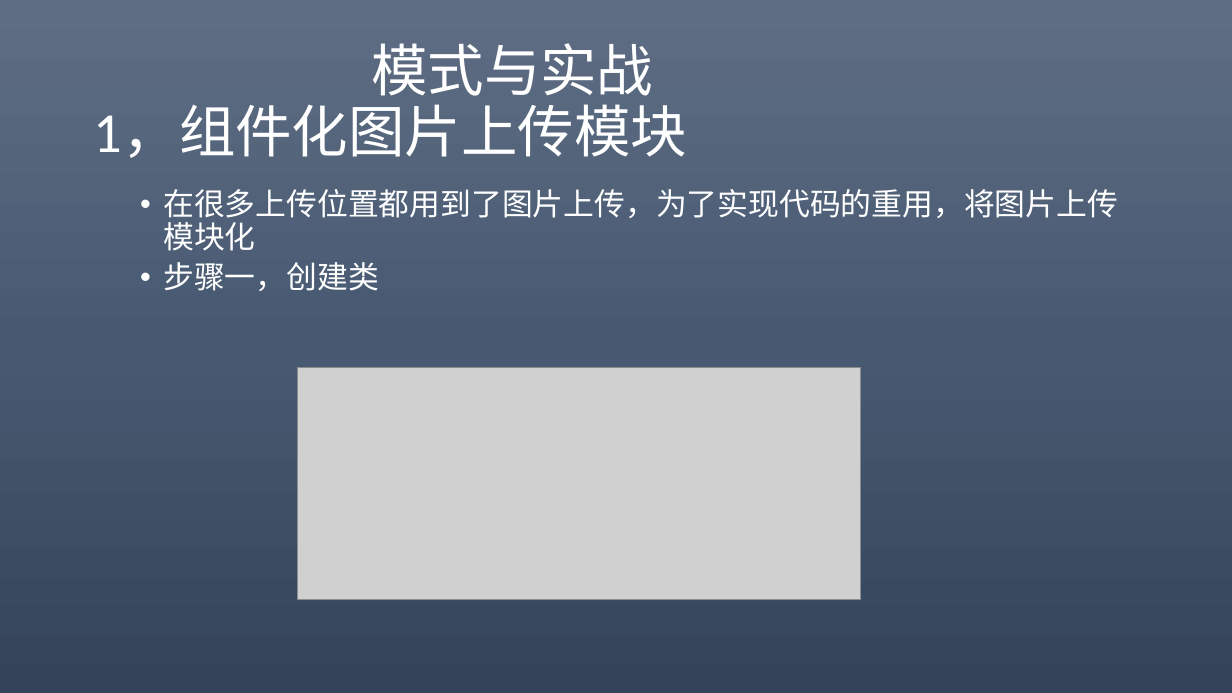
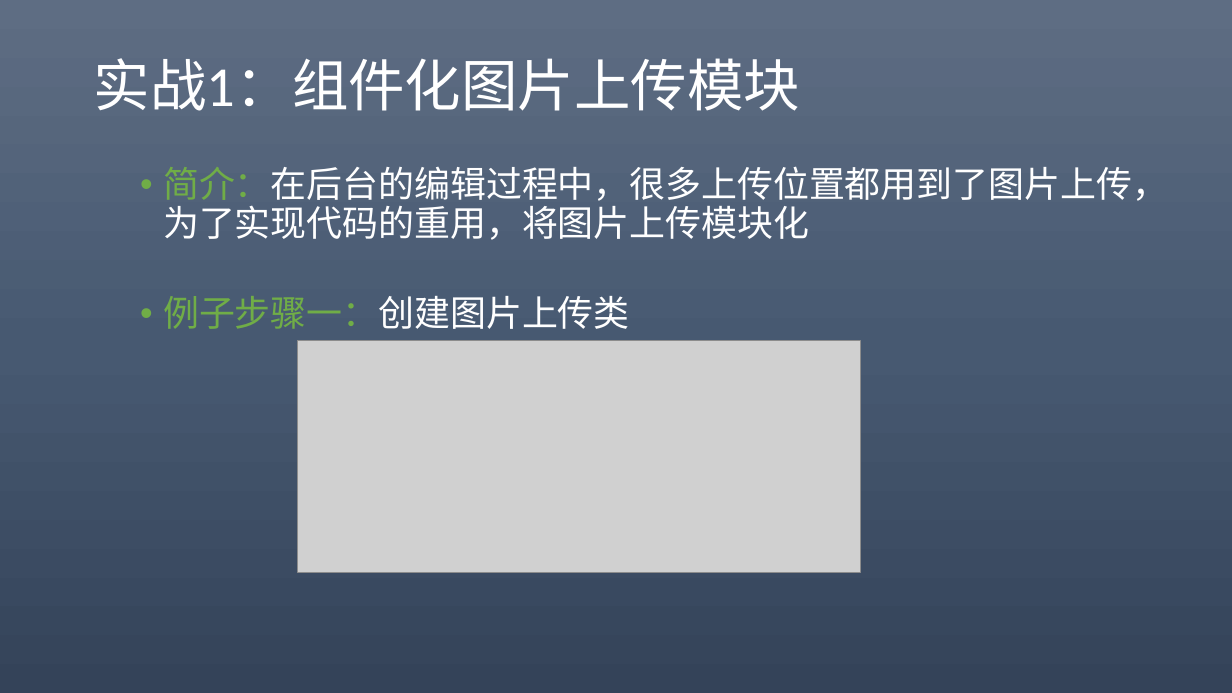
Before and after one commit to 369857519/AlgorithmPractise, a slide deck: slide 9 of eXT.pptx (slide 8 before the commit). Drawn at 1232x693 pixels with LibreOffice and Linux fonts; fonts in the diff are those of the drawing; grey boxes stand for pictures. Boxes give left, top, right and bottom in pixels: in the first picture for what was removed or moved away, otherwise in the second. Text is boxed around its words. In the diff, an @@ line names an element or a change of style, - is before the commit and + after.

```diff
--- a/eXT.pptx
+++ b/eXT.pptx
@@ title at bbox=[94, 58, 800, 111]: text changed @@
-模式与实战
-1，组件化图片上传模块
+实战1：组件化图片上传模块
@@ text at bbox=[163, 166, 1168, 329]: text changed; size 24 to 28 pt @@
-  • 在很多上传位置都用到了图片上传，为了实现代码的重用，将图片上传模块化
-  • 步骤一，创建类
+  • 简介：在后台的编辑过程中，很多上传位置都用到了图片上传，为了实现代码的重用，将图片上传模块化
+  • 例子步骤一：创建图片上传类
@@ picture: place and size @@
-picture at bbox=[299, 368, 860, 600]
+picture at bbox=[299, 340, 860, 572]
```
Also in this commit, not shown: 6 other slides changed, 14 slides added, 11 slides removed, 10 other files.
